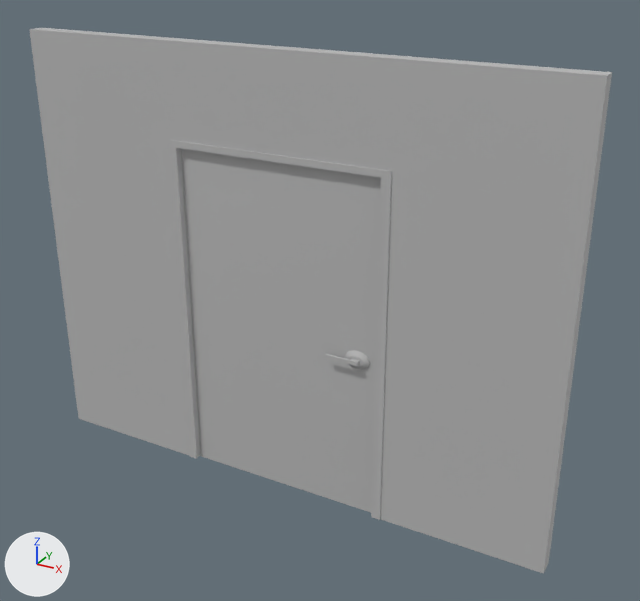
The FBX model Assets/FBXs/WallWithDoorCombined.fbx, before and after one commit.
Rendered twice from a 50 mm camera at (3.16, -5.14, 4.25) aimed at (0.27, 0.11, 1.63). Every picture has the same lights, and +X, +Y and +Z are marked at lower left. Where no turn or scale is listed for an object, it has been applied to the vertices.

Names of what the first picture shows: 'WallWithDoorCombined'.
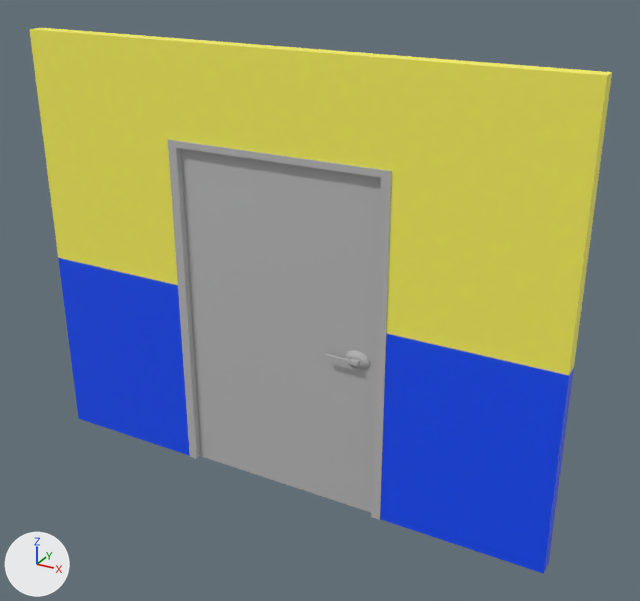
The edits, one by one:
Picture 'WallTexture.jpg' (img_walltexture_jpg) is new.
In material 'WallMat' (mat_wallmat), base_color is no longer (0.5, 0.5, 0.5), grey #bcbcbc.
In material 'WallMat' (mat_wallmat), texture is now set to img_walltexture_jpg.

Boxes (x1, y1, x2, y2) around the edits, measured in the pictures (640 x 601 px):
'WallWithDoorCombined', surface changed
    both: (29, 28, 612, 574)
